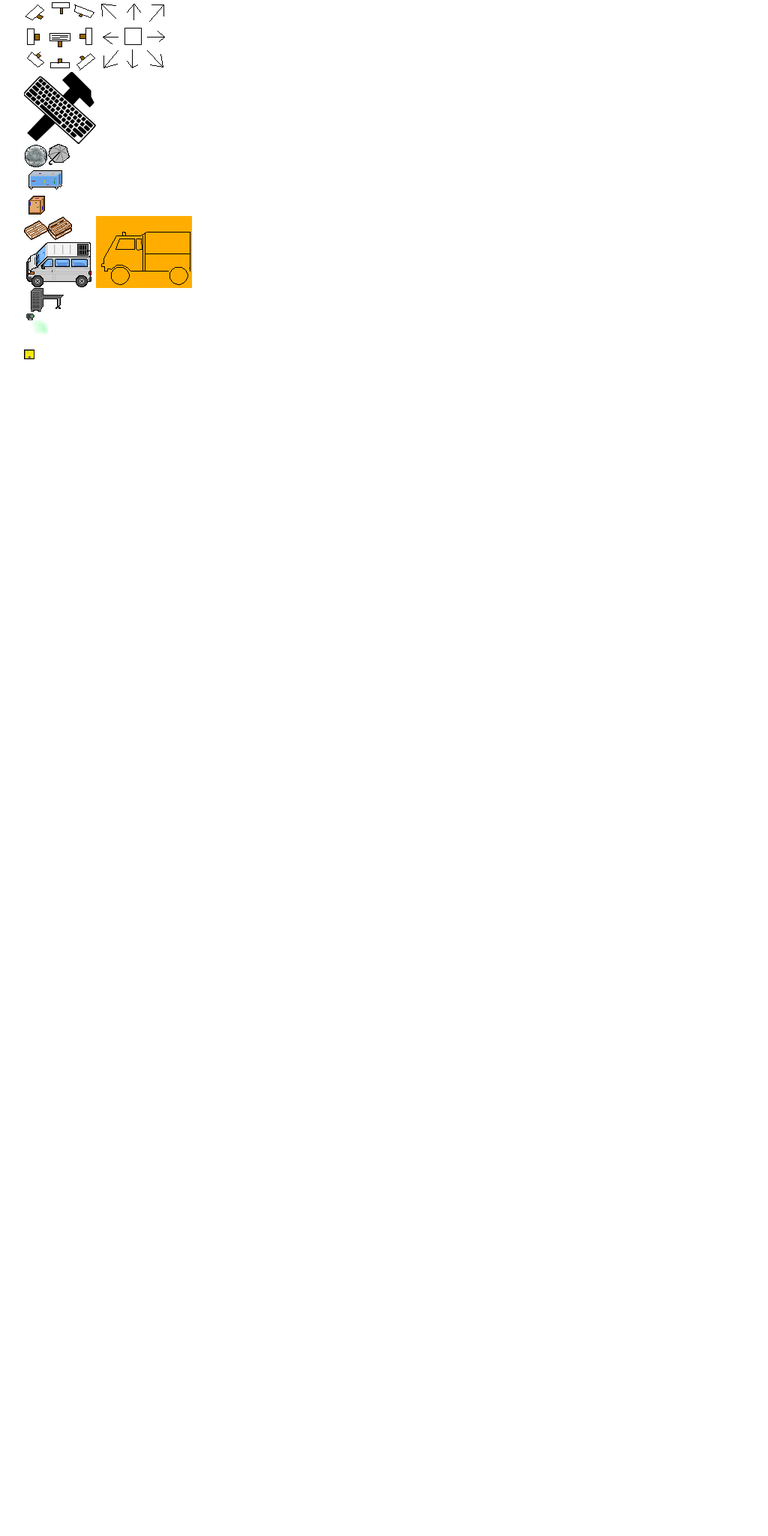
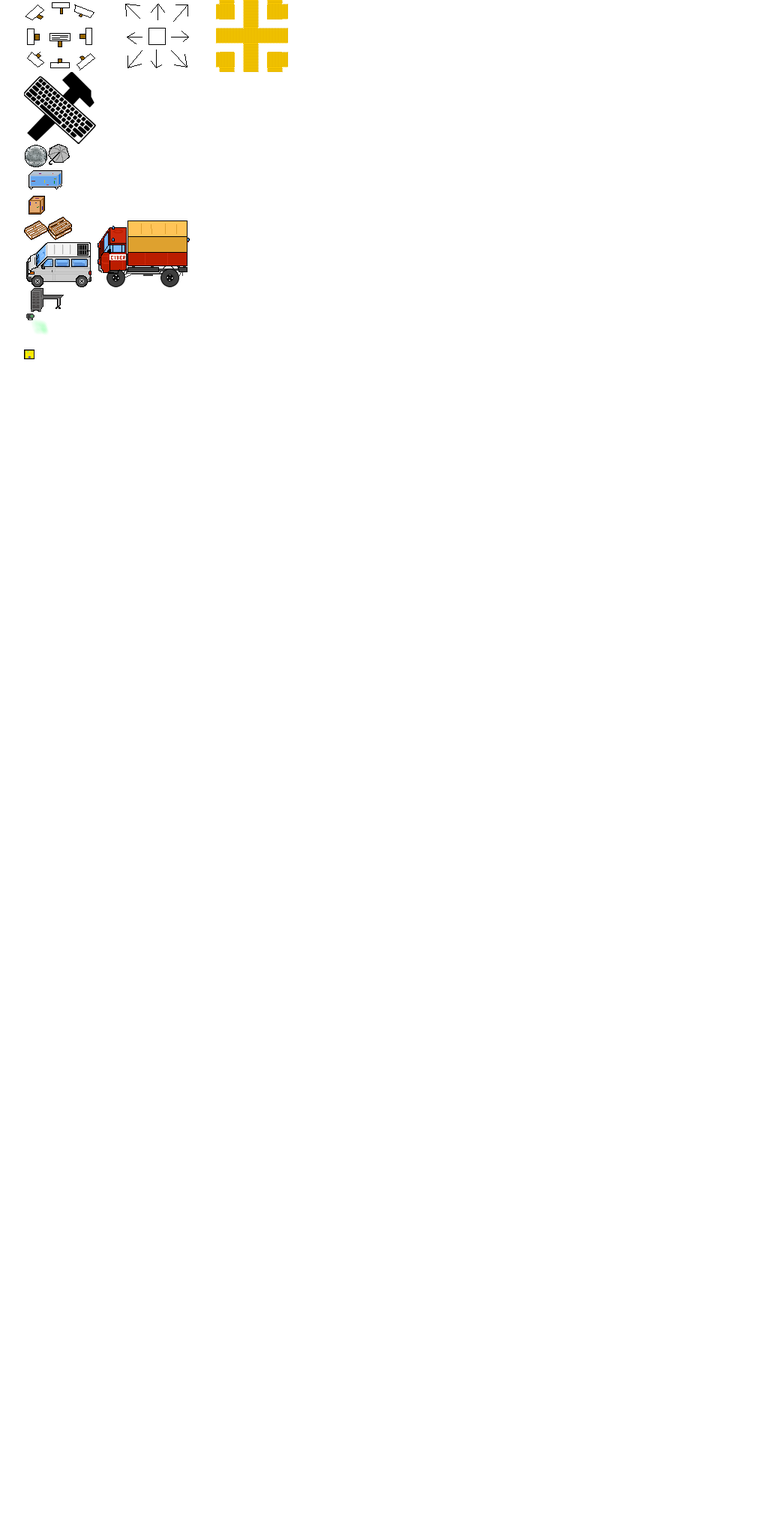
Revision of a layered (768, 1536) image; what changed, layer by layer:
pixels changed over [95, 0, 288, 288] (layer not identified)
